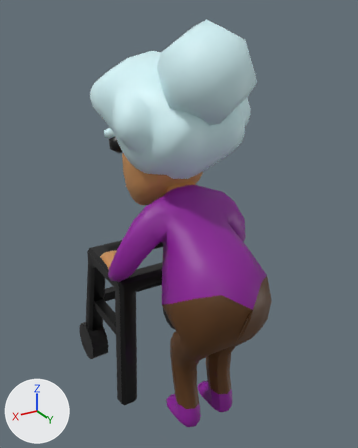
The FBX model Assets/Art/Character Granny.fbx: old version first, new version second.
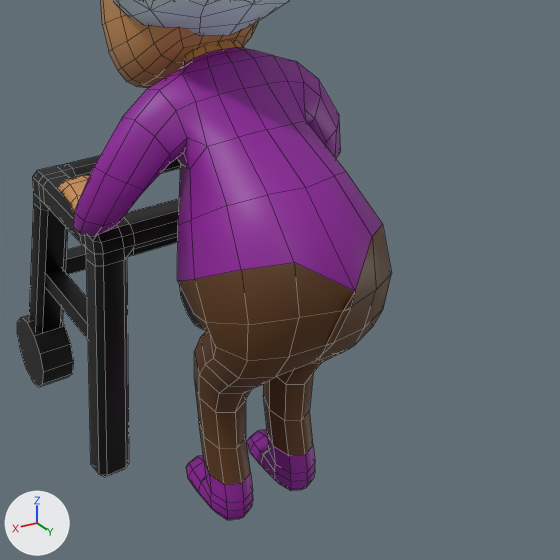
There are two pictures of each version: one whole from a camera (50 mm lens) standing at (0.942, 1.43, 1.607) and looking at (-0.008, -0.152, 0.816), one close up on the part from 20% to 100% of the width and 36% to 100% of the height. Every picture has the same lights, and +X, +Y and +Z are marked at lower left. The close-ups show mesh edges as thin lines. Where no turn or scale is listed for an object, it has been applied to the vertices.

The first close-up shows 'Body.001', 'Cube.013', 'Hair', 'Walker'.
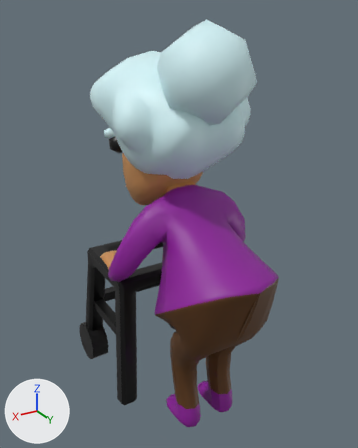
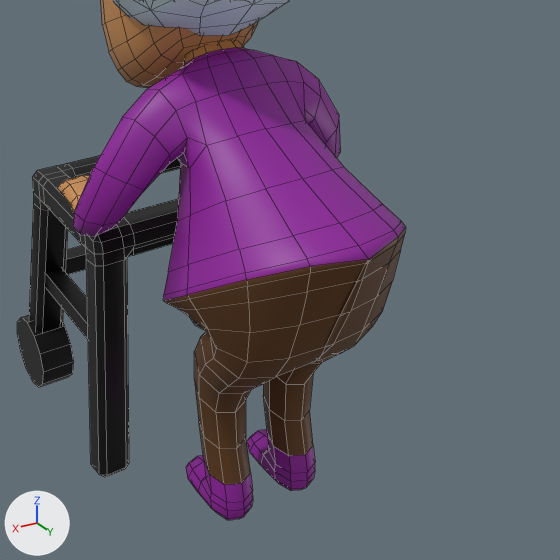
Commit message: Granny cotroller

Changed parts and their boxes [x1, y1, x2, y2] in the close-ups (560 x 560 px):
'Body.001', reshaped: before [57, 41, 392, 520]; after [57, 41, 406, 520]
part 1 of me_cube_022, built on: before [177, 117, 392, 367]; after [163, 117, 406, 367]

The edits, one by one:
me_cube_022 is used by ob_body_001; location (0.0, 0.146, 0.835).
me_cube_022 had 491 vertices, 480 faces and spanned x -0.318..0.318, y -0.557..0.196, z -0.834..0.179.
me_cube_022 now has 543 vertices, 528 faces and spans x -0.318..0.318, y -0.557..0.225, z -0.834..0.179.
Part 1, on me_cube_022:
8 vertices are removed from x -0.158..0.158, y -0.14..0.196, z -0.298..-0.098.
22 faces are deleted.
5 vertices in x -0.116..0.116, y -0.228..-0.207, z -0.058..-0.043 move by (0.0, 0.0, 0.002).
53 vertices move from x -0.198..0.198, y -0.189..0.177, z -0.357..0.049 to x -0.201..0.201, y -0.196..0.174, z -0.357..0.049.
60 vertices are added at x -0.223..0.223, y -0.176..0.225, z -0.306..-0.042.
34 new faces join them, mat_cloth_b (purple #8f199b).
36 new faces join them, mat_pants (brown #5d3916).
